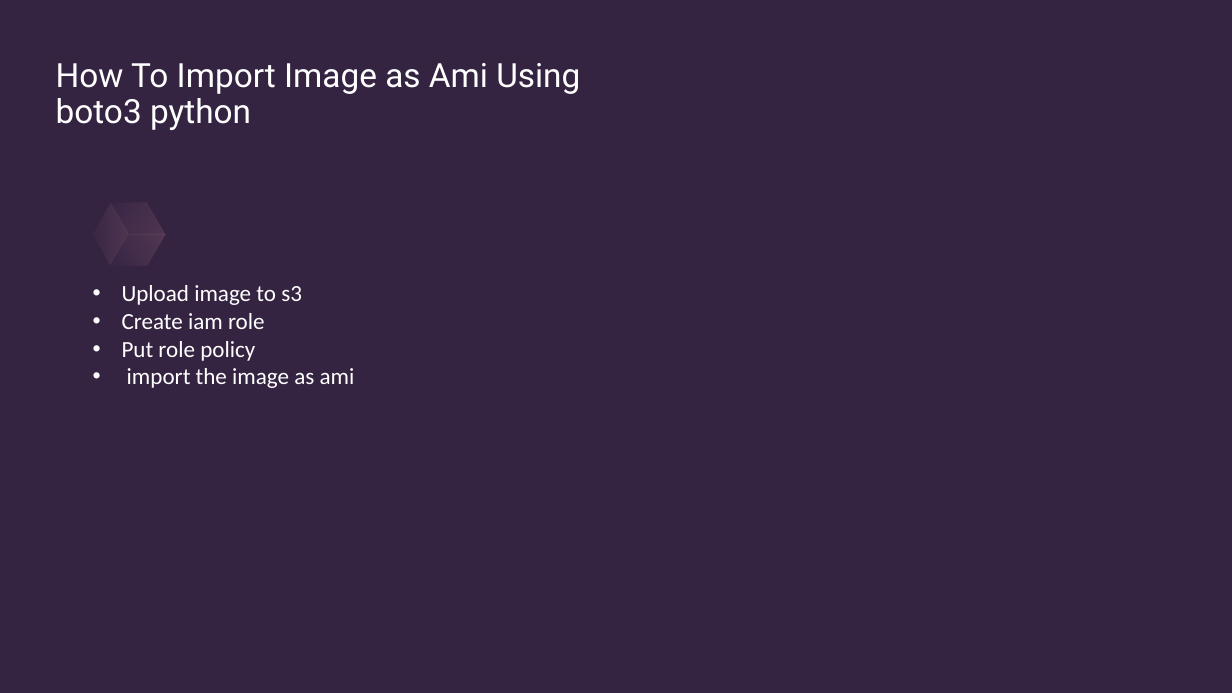
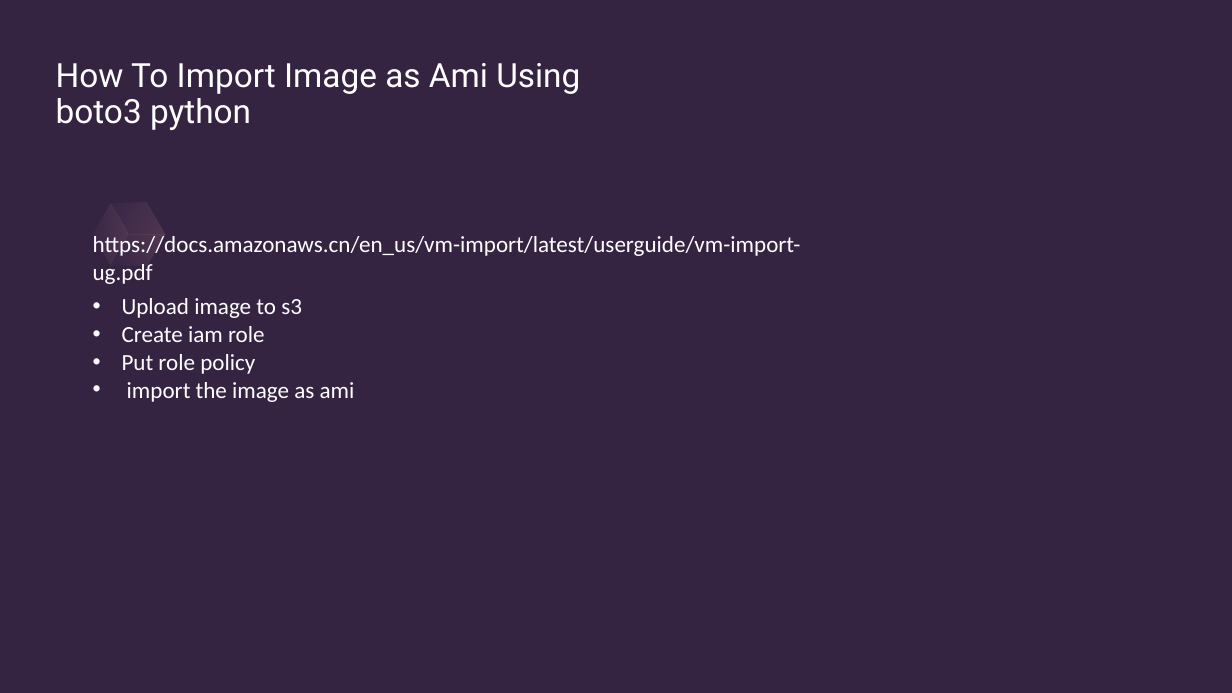
Before and after one commit to ronidas39/awsboto3, a slide deck: slide 6 of tutorial45.pptx. Drawn at 1232x693 pixels with LibreOffice and Linux fonts; fonts in the diff are those of the drawing. Boxes give left, top, right and bottom in pixels: in the first picture for what was removed or moved away, otherwise in the second. Text is boxed around its words. In the diff, an @@ line names an element or a change of style, - is before the commit and + after.

```diff
--- a/tutorial45.pptx
+++ b/tutorial45.pptx
@@ text added at [93,236,801,284], 18 pt, text #FFFFFF @@
+https://docs.amazonaws.cn/en_us/vm-import/latest/userguide/vm-import-ug.pdf
@@ text "Upload image to s3": place and size @@
-text "Upload image to s3" at [122,285,355,388]
+text "Upload image to s3" at [122,298,355,402]
```
Also in this commit, not shown: 1 other file.
